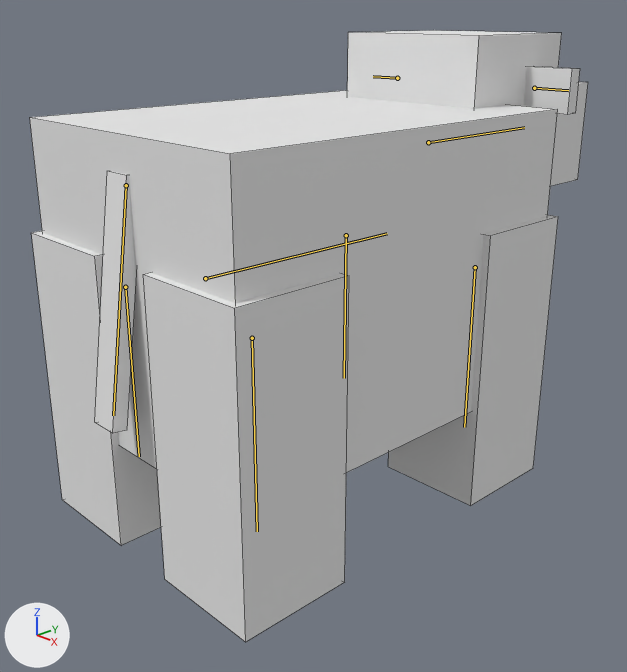
What one commit did to the Blender file models/cow.blend.
The view is the same before and after, from a 50 mm camera at (4.23, -3.93, 3.36) aimed at (-0.1, 0.18, 1.12). Lighting does not change. The marker at lower left points along +X, +Y and +Z. Both versions are drawn at frame 76 of the action 'ArmatureAction'; the numbers are the values there. The bones that bend it are drawn over the model as lines. Mesh edges are drawn as thin lines.
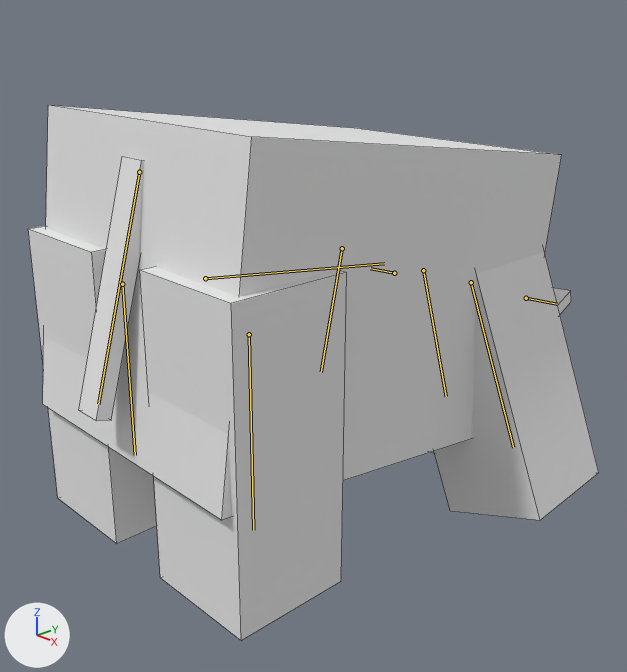
Boxes (x1, y1, x2, y2) around the edits, measured in the pictures (627 x 672 px):
'Cube', posed (13% shorter): before (30, 30, 588, 642); after (28, 105, 599, 640)
bone 'Bone', root to tip: before (205, 278) to (387, 233); after (205, 278) to (384, 263)
bone 'Bone.003', root to tip: before (428, 142) to (524, 127); after (423, 270) to (446, 396)
bone 'Bone.005', root to tip: before (125, 287) to (139, 456); after (122, 284) to (135, 455)
bone 'Bone.006', root to tip: before (252, 338) to (257, 531); after (249, 334) to (253, 530)
bone 'Bone.007', root to tip: before (475, 267) to (464, 427); after (471, 282) to (513, 447)
bone 'Bone.008', root to tip: before (346, 235) to (344, 378); after (342, 248) to (321, 372)

Patch to the scene script:
```diff
--- a/models/cow.blend.py
+++ b/models/cow.blend.py
@@ bone_bone @@
 bone_bone = bpy.data.objects['Armature'].pose.bones['Bone']
-bone_bone.rotation_quaternion = (1.0, 0.0, 0.0, 0.0)  # degrees (0, 0, 0)
+bone_bone.rotation_quaternion = (0.998, -0.068, 0.0, 0.0)  # degrees (-8, 0, 0)
@@ bone_bone_003 @@
 bone_bone_003 = bpy.data.objects['Armature'].pose.bones['Bone.003']  # child of 'Bone'
-bone_bone_003.location = (0.0, -0.552, 0.0)
-bone_bone_003.rotation_quaternion = (1.0, 0.0, 0.0, 0.0)  # degrees (0, 0, 0)
+bone_bone_003.location = (0.0, -0.513, -0.709)
+bone_bone_003.rotation_quaternion = (0.841, -0.536, -0.04, 0.02)  # degrees (-65, -3, 4)
@@ bone_bone_005 @@
 bone_bone_005 = bpy.data.objects['Armature'].pose.bones['Bone.005']  # child of 'Bone'
-bone_bone_005.rotation_quaternion = (1.0, 0.0, 0.0, 0.0)  # degrees (0, 0, 0)
+bone_bone_005.rotation_quaternion = (0.998, 0.065, 0.0, 0.0)  # degrees (7, 0, 0)
@@ bone_bone_006 @@
 bone_bone_006 = bpy.data.objects['Armature'].pose.bones['Bone.006']  # child of 'Bone'
-bone_bone_006.rotation_quaternion = (1.0, 0.0, 0.0, 0.0)  # degrees (0, 0, 0)
+bone_bone_006.rotation_quaternion = (0.998, 0.065, 0.0, 0.0)  # degrees (7, 0, 0)
@@ bone_bone_007 @@
 bone_bone_007 = bpy.data.objects['Armature'].pose.bones['Bone.007']  # child of 'Bone'
-bone_bone_007.location = (-0.904, -0.062, -0.025)
-bone_bone_007.rotation_quaternion = (1.0, 0.0, 0.0, 0.0)  # degrees (0, 0, 0)
+bone_bone_007.location = (-0.904, -0.211, -0.046)
+bone_bone_007.rotation_quaternion = (0.981, 0.1, 0.006, -0.168)  # degrees (11, 3, -19)
@@ bone_bone_008 @@
 bone_bone_008 = bpy.data.objects['Armature'].pose.bones['Bone.008']  # child of 'Bone'
-bone_bone_008.location = (0.908, -0.062, -0.025)
-bone_bone_008.rotation_quaternion = (1.0, 0.0, 0.0, 0.0)  # degrees (0, 0, 0)
+bone_bone_008.location = (0.908, -0.211, -0.046)
+bone_bone_008.rotation_quaternion = (0.986, 0.1, -0.005, 0.132)  # degrees (11, -2, 15)
```
